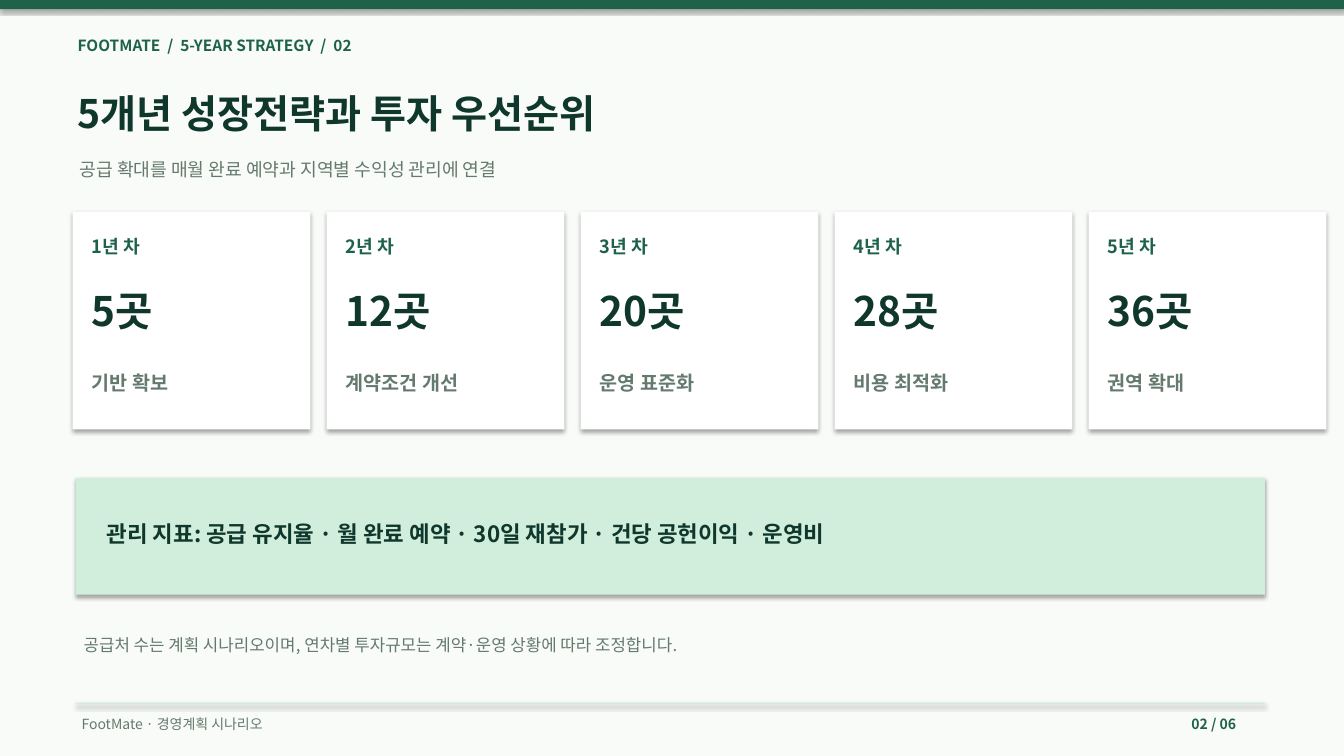
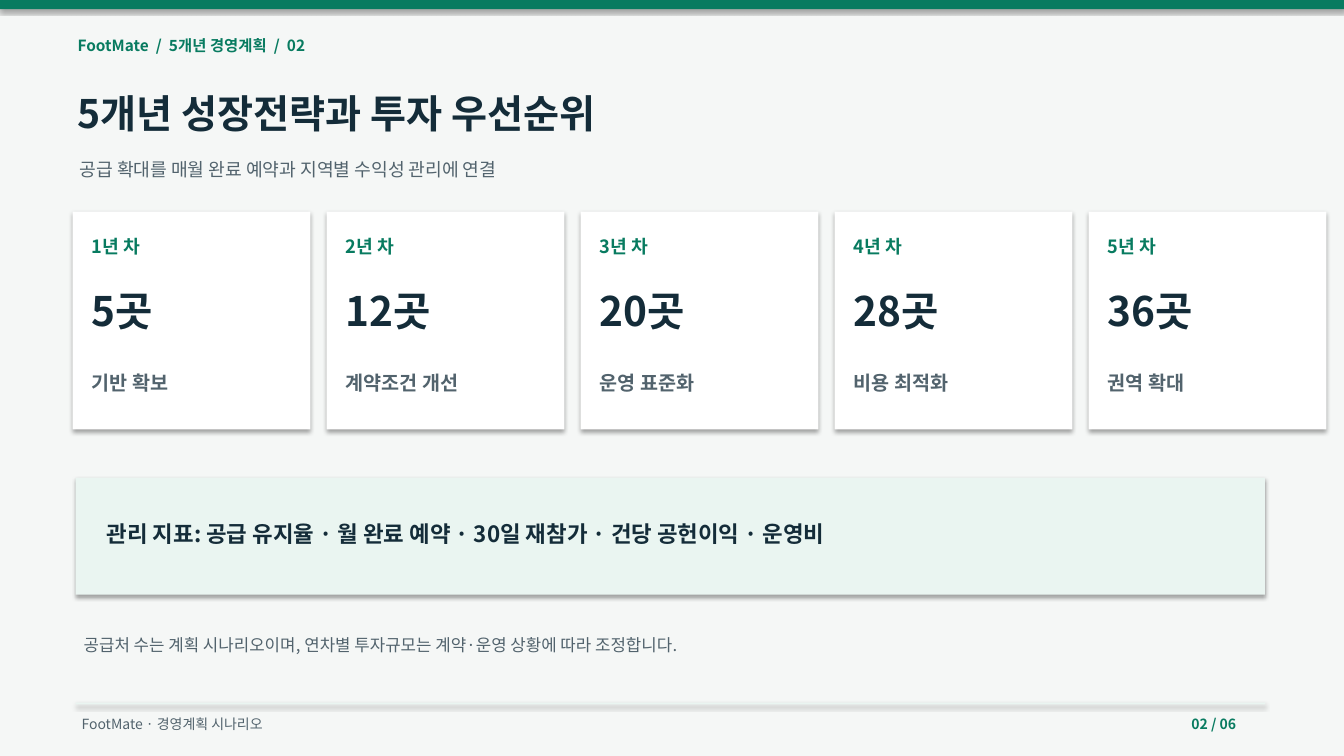
Before and after one commit to dohyunkimmm/footmate, a slide deck: slide 2 of src/case-study/downloads/footmate_5year_strategy.pptx. Drawn at 1344x756 pixels with LibreOffice and Linux fonts; fonts in the diff are those of the drawing. Boxes give left, top, right and bottom in pixels: in the first picture for what was removed or moved away, otherwise in the second. Text is boxed around its words. In the diff, an @@ line names an element or a change of style, - is before the commit and + after.

```diff
--- a/src/case-study/downloads/footmate_5year_strategy.pptx
+++ b/src/case-study/downloads/footmate_5year_strategy.pptx
@@ rectangle at [0,0,1344,756]: fill #F8FBF8 to #F5F7F6 @@
@@ rectangle at [0,0,1344,9]: fill #1E6249 to #087B60 @@
@@ text at [78,38,305,53]: text changed; text colour #1E6249 to #087B60 @@
-FOOTMATE / 5-YEAR STRATEGY / 02
+FootMate / 5개년 경영계획 / 02
@@ text colour #1E6249 to #087B60 in 6 elements at [1191,718,1236,729], [92,237,140,255], [346,237,394,255], [600,237,648,255], [854,237,902,255], [1108,237,1156,255] @@
@@ rectangle at [76,478,1265,595]: fill #D1EEDD to #EAF5F1 @@
@@ text "관리 지표: 공급 유지율 · ..." at [107,523,825,544]: text colour #0F372C to #142C39 @@
@@ text colour #657A6E to #52636D in 8 elements at [80,161,496,178], [82,717,262,730], [92,373,168,392], [346,373,458,392], [600,373,694,392], [854,373,948,392], [1108,373,1184,392], [84,637,677,654] @@
@@ rectangle at [76,703,1265,705]: fill #D1EEDD to #EAF5F1 @@
```
Also in this commit, not shown: 5 other slides changed, 8 other files.
